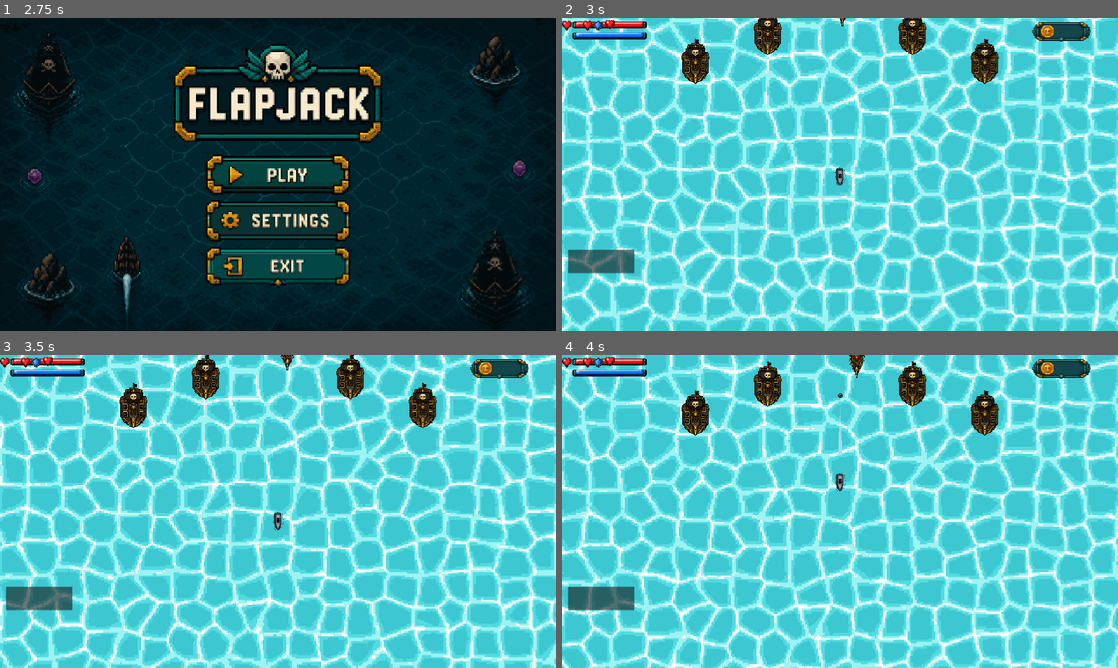
Above: before the commit, frames 1-4 (two rows, left to right).
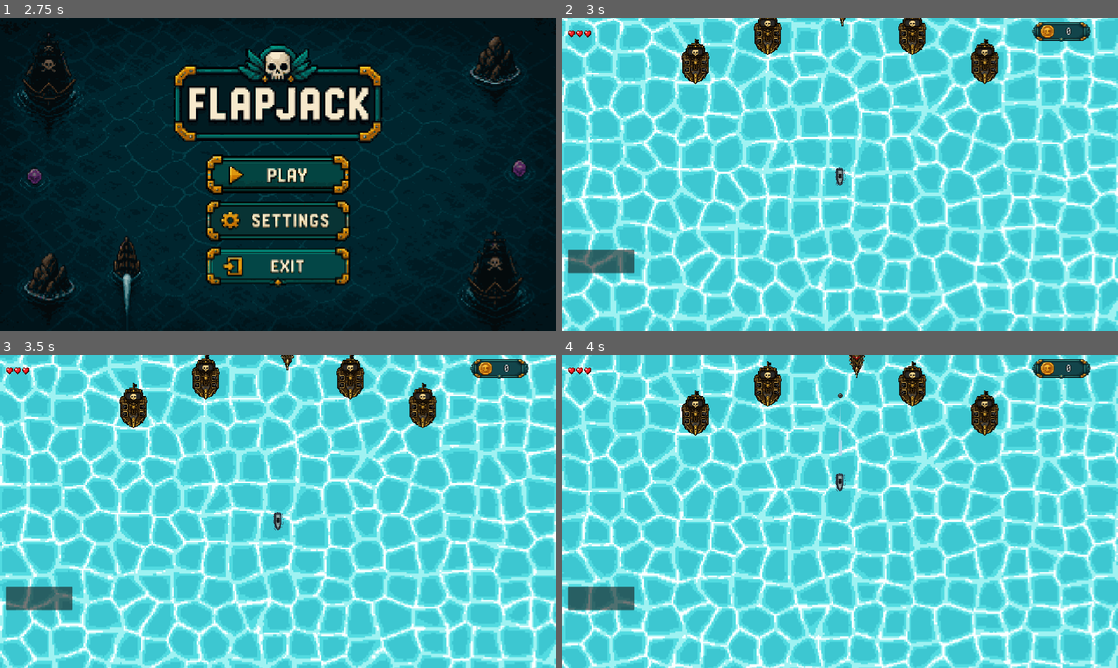
Above: after the commit, the same moments.

Repository: irohgit/flapjack
Game: Godot game, scene res://Cinematics/NarrativeIntro/NarrativeIntro.tscn
Two runs of this game, one before a commit and one after it. Both use one fixed random seed, a clock stepped at 60 frames per second and the inputs below.
Inputs (mouse positions are in pixels of both pictures, inside the frame that each line leads up to):
- Up to frame 1 (2.75 s): tap Enter at 0.5 s; move the mouse to (400, 158) at 0.52 s; hold D (move_right) 0.53-1.28 s; hold Space (shoot) 0.53-1.28 s; click (400, 158) at 0.67 s; move the mouse to (166, 190) at 1.27 s; hold S (move_backward) 1.28-2.03 s; tap Space (shoot) at 1.35 s; move the mouse to (333, 105) at 2.02 s; hold D (move_right) from 2.03 s (still down); hold Space (shoot) from 2.03 s (still down)
- Up to frame 2 (3 s): release D (move_right) at 2.75 s; release Space (shoot) at 2.75 s; click (840, 174) at 2.75 s
- Up to frame 3 (3.5 s): no input
- Up to frame 4 (4 s): move the mouse to (812, 574) at 3.52 s; hold W (move_forward) from 3.53 s (still down); tap Space (shoot) at 3.6 s; click (812, 574) at 3.67 s

Frame 1 is identical in both runs. In frame 2, 0.7% of the frame differs, in the area x 0-92%, y 0-7%; in frame 3, 0.7%; in frame 4, 0.7%.
Error before the commit: Parse Error: Unexpected "extends" in class body. (res://Levels/hud.gd:55)

Commit message:
Fixed heart and shield on HUD

Diff:
--- a/Actors/Player/player.gd
+++ b/Actors/Player/player.gd
@@ -27,7 +27,7 @@
 func _ready() -> void:
 	area_entered.connect(_on_area_entered)
 	_health.damaged.connect(_on_damaged)
-	_health.health_changed.connect(func(c, m): DebugHud.watch("health", "%d/%d" % [c, m]))
+	#_health.health_changed.connect(func(c, m): DebugHud.watch("health", "%d/%d" % [c, m]))
 	_health.died.connect(_on_died)
 	coin_changed.emit(coin_count)
 
--- a/Actors/Player/player.tscn
+++ b/Actors/Player/player.tscn
@@ -18,7 +18,6 @@
 weapons = Array[ExtResource("2_isd1h")]([ExtResource("3_8gtf5")])
 
 [node name="Sprite2D" type="Sprite2D" parent="." unique_id=1889078999]
-scale = Vector2(1, 1)
 texture = ExtResource("3_b63gh")
 
 [node name="CollisionShape2D" type="CollisionShape2D" parent="." unique_id=1588285206]
--- a/Levels/hud.gd
+++ b/Levels/hud.gd
@@ -1,12 +1,17 @@
 extends CanvasLayer
 
 @onready var coin_label: Label = $Coin/Amount
-@onready var health_label: Label = $"health and shield icon/VBoxContainer/HealthRow/HealthLabel"
-@onready var shield_label: Label = $"health and shield icon/VBoxContainer/ShieldRow/ShieldLabel"
+@onready var health_shield_icons: HBoxContainer = $"health and shield icon/HealthRow"
 
 var _player: Player
 var _health: HealthComponent
 var _shield: ShieldComponent
+
+var _current_health: int = 0
+var _shield_amount: int = 0
+
+@export var heart_icon: Texture2D
+@export var shield_icon: Texture2D
 
 func _ready() -> void:
 	_player = get_tree().get_first_node_in_group("player")
@@ -47,16 +52,29 @@
 	coin_label.text = str(amount)
 
 func _on_health_changed(current: int, maximum: int) -> void:
-	health_label.text = "%d/%d" % [current, maximum]
+	_current_health = current
+	_update_health_shield_icons()
 
 func _on_shield_changed(amount: int) -> void:
-	shield_label.text = str(amount)
+	_shield_amount = amount
+	_update_health_shield_icons()
 
-extends Node
+func _update_health_shield_icons() -> void:
+	# Remove existing icons
+	for child in health_shield_icons.get_children():
+		child.queue_free()
+	# Add hearts first
+	for i in range(_current_health):
+		_add_icon(heart_icon)
+	# Add shields after hearts
+	for i in range(_shield_amount):
+		_add_icon(shield_icon)
 
-@export var player: Player
-@export var heart_icon: TextureRect
-@export var shield_icon: TextureRect
+func _add_icon(texture: Texture2D) -> void:
 
-func _process(delta: float) -> void:
-	pass
+	var icon := TextureRect.new()
+	icon.texture = texture
+	icon.custom_minimum_size = Vector2(24, 24)
+	icon.expand_mode = TextureRect.EXPAND_IGNORE_SIZE
+	icon.stretch_mode = TextureRect.STRETCH_KEEP_ASPECT_CENTERED
+	health_shield_icons.add_child(icon)
--- a/Levels/hud.tscn
+++ b/Levels/hud.tscn
@@ -1,9 +1,5 @@
 [gd_scene format=3 uid="uid://t7alddeyjrep"]
 
-[ext_resource type="Texture2D" uid="uid://s6xw6m0b8tim" path="res://Assets/UI/Health/frame.png" id="1_cnagx"]
-[ext_resource type="Script" uid="uid://dgt3i6adirknp" path="res://Levels/hud.gd" id="1_iqaem"]
-[ext_resource type="Texture2D" uid="uid://bu3rw4aqk4uoi" path="res://Assets/UI/Health/red_fill_alt.png" id="2_iqaem"]
-[ext_resource type="Texture2D" uid="uid://cjacv7cbjjpdy" path="res://Assets/UI/Health/blue_fill_alt.png" id="3_sse4t"]
 [ext_resource type="Script" uid="uid://c7yy08nmcm5ot" path="res://Levels/hud.gd" id="1_otg58"]
 [ext_resource type="Texture2D" uid="uid://bih4j810dbm77" path="res://Assets/UI/Health/heart.png" id="4_sn1ph"]
 [ext_resource type="Texture2D" uid="uid://ef3klwck2tmi" path="res://Assets/UI/Health/shield.png" id="5_6qxyw"]
@@ -14,60 +10,18 @@
 [ext_resource type="PackedScene" uid="uid://bs3yk1cg3vc6b" path="res://Actors/HUD/augment_entry.tscn" id="11_sn1ph"]
 
 [node name="HUD" type="CanvasLayer" unique_id=228684140]
-script = ExtResource("1_iqaem")
-
-[node name="Health and shield bar" type="VBoxContainer" parent="." unique_id=390229496]
-offset_left = 36.0
-offset_top = 12.0
-offset_right = 292.0
-offset_bottom = 81.0
-theme_override_constants/separation = 13
-
-[node name="HealthBar" type="TextureProgressBar" parent="Health and shield bar" unique_id=1883597778]
-layout_mode = 2
-max_value = 3.0
-value = 3.0
-texture_under = ExtResource("1_cnagx")
-texture_over = ExtResource("2_iqaem")
-
-[node name="ShieldBar" type="TextureProgressBar" parent="Health and shield bar" unique_id=442650765]
-layout_mode = 2
-max_value = 3.0
-value = 3.0
-texture_under = ExtResource("1_cnagx")
-texture_over = ExtResource("3_sse4t")
 script = ExtResource("1_otg58")
+heart_icon = ExtResource("4_sn1ph")
+shield_icon = ExtResource("5_6qxyw")
 
 [node name="health and shield icon" type="MarginContainer" parent="." unique_id=751079110]
-offset_top = 10.0
-offset_right = 297.0
-offset_bottom = 78.0
+offset_left = 20.0
+offset_top = 20.0
+offset_right = 317.0
+offset_bottom = 88.0
 
-[node name="VBoxContainer" type="VBoxContainer" parent="health and shield icon" unique_id=917575727]
+[node name="HealthRow" type="HBoxContainer" parent="health and shield icon" unique_id=2119128913]
 layout_mode = 2
-
-[node name="HealthRow" type="HBoxContainer" parent="health and shield icon/VBoxContainer" unique_id=2119128913]
-layout_mode = 2
-
-[node name="HeartIcon" type="TextureRect" parent="health and shield icon/VBoxContainer/HealthRow" unique_id=402219231]
-layout_mode = 2
-texture = ExtResource("4_sn1ph")
-
-[node name="HeartIcon2" type="TextureRect" parent="health and shield icon/VBoxContainer/HealthRow" unique_id=1533326933]
-layout_mode = 2
-offset_transform_enabled = true
-offset_transform_position = Vector2(113, -4)
-theme_override_colors/font_outline_color = Color(0, 0, 0, 1)
-theme_override_constants/outline_size = 10
-texture = ExtResource("4_sn1ph")
-
-[node name="HeartIcon3" type="TextureRect" parent="health and shield icon/VBoxContainer/HealthRow" unique_id=447410074]
-layout_mode = 2
-texture = ExtResource("4_sn1ph")
-
-[node name="ShieldIcon" type="TextureRect" parent="health and shield icon/VBoxContainer/HealthRow" unique_id=1102201546]
-layout_mode = 2
-texture = ExtResource("5_6qxyw")
 
 [node name="Coin" type="Control" parent="." unique_id=1004159780]
 layout_mode = 3
@@ -107,6 +61,8 @@
 theme_override_constants/outline_size = 6
 theme_override_fonts/font = ExtResource("8_uu2l2")
 theme_override_font_sizes/font_size = 39
+horizontal_alignment = 1
+vertical_alignment = 1
 
 [node name="AugmentsPanel" type="PanelContainer" parent="." unique_id=1116543594]
 anchors_preset = -1
@@ -129,5 +85,3 @@
 
 [node name="AugmentList" type="VBoxContainer" parent="AugmentsPanel/MarginContainer/AugmentList" unique_id=2044023818]
 layout_mode = 2
-theme_override_font_sizes/font_size = 55
-text = "000"
